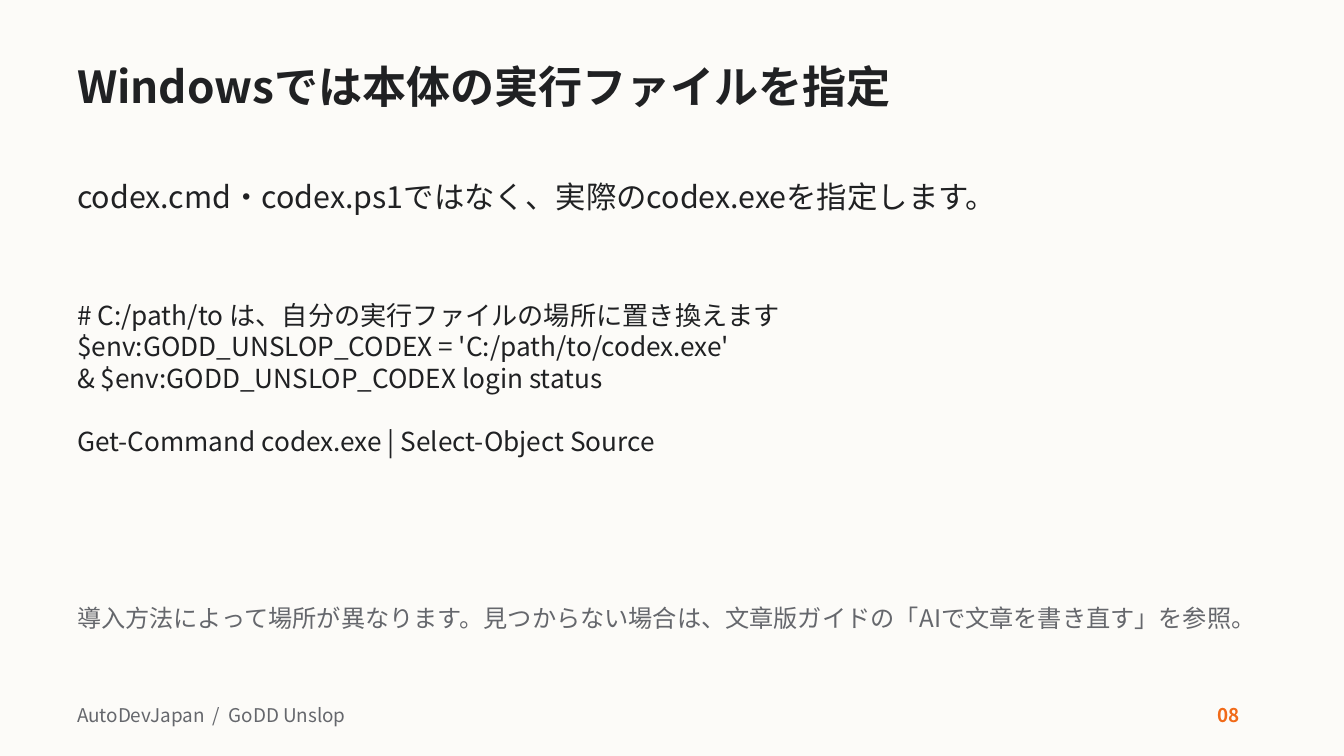
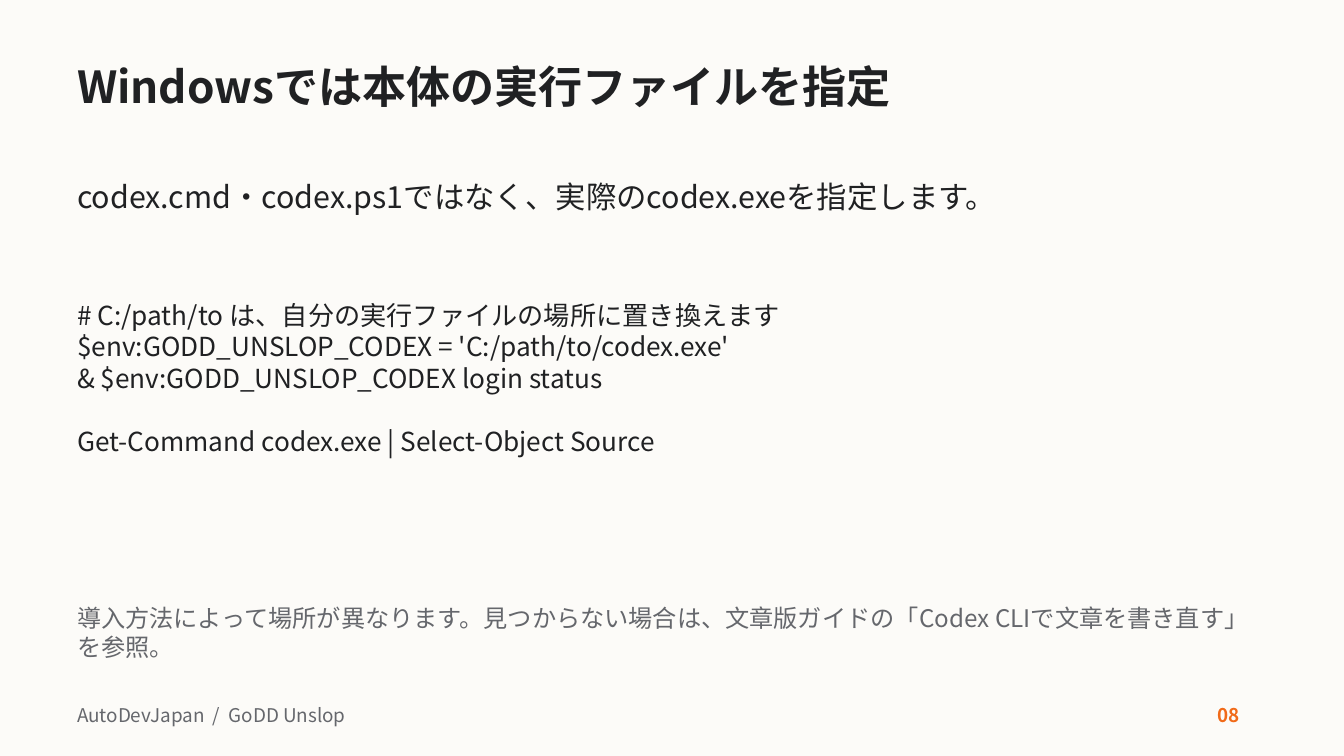
Before and after one commit to AutoDevJapan/GoDD-Unslop, a slide deck: slide 8 of docs/user-guide.pptx. Drawn at 1344x756 pixels with LibreOffice and Linux fonts; fonts in the diff are those of the drawing. Boxes give left, top, right and bottom in pixels: in the first picture for what was removed or moved away, otherwise in the second. Text is boxed around its words. In the diff, an @@ line names an element or a change of style, - is before the commit and + after.

```diff
--- a/docs/user-guide.pptx
+++ b/docs/user-guide.pptx
@@ text at (x1=77, y1=606, x2=1248, y2=658): text changed @@
-導入方法によって場所が異なります。見つからない場合は、文章版ガイドの「AIで文章を書き直す」を参照。
+導入方法によって場所が異なります。見つからない場合は、文章版ガイドの「Codex CLIで文章を書き直す」を参照。
```
Also in this commit, not shown: 2 other files.
